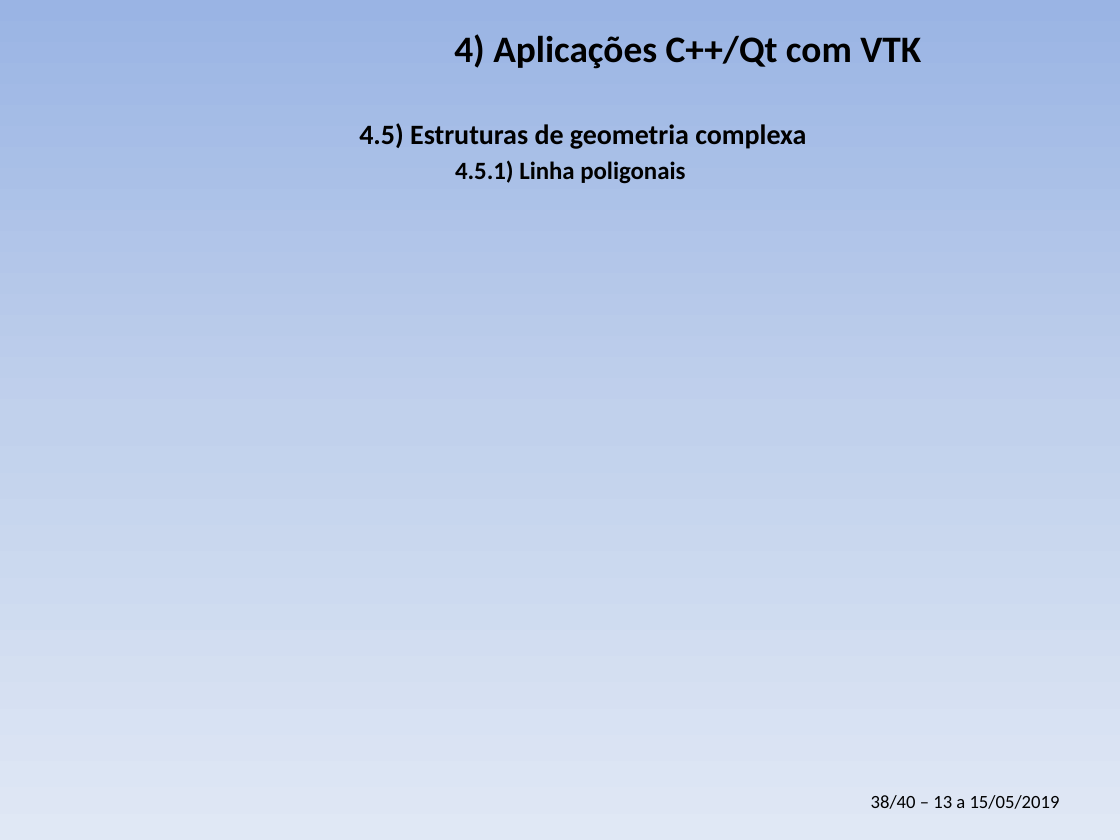
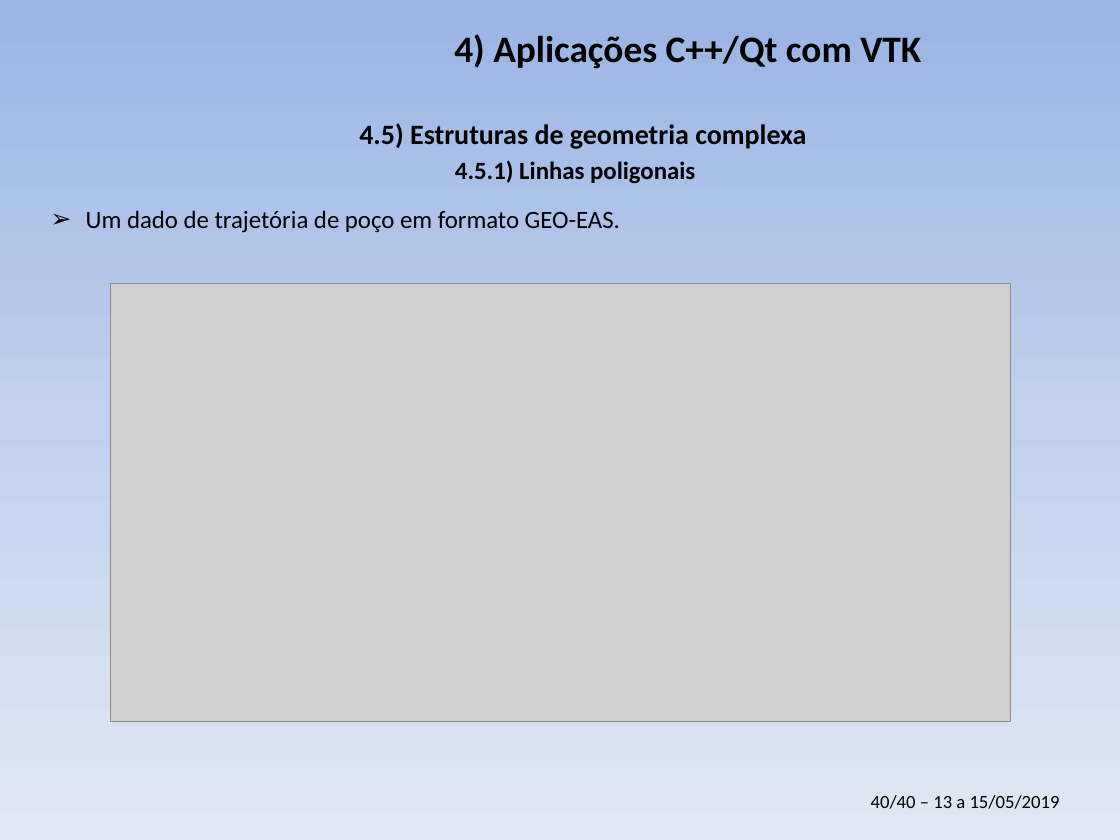
Before and after one commit to PauloCarvalhoRJ/cursoVTKgeo, a slide deck: slide 40 of aulas_3dias/slides_3dias.pptx (slide 38 before the commit). Drawn at 1120x840 pixels with LibreOffice and Linux fonts; fonts in the diff are those of the drawing; grey boxes stand for pictures; background and template pictures are left out. Boxes give left, top, right and bottom in pixels: in the first picture for what was removed or moved away, otherwise in the second. Text is boxed around its words. In the diff, an @@ line names an element or a change of style, - is before the commit and + after.

```diff
--- a/aulas_3dias/slides_3dias.pptx
+++ b/aulas_3dias/slides_3dias.pptx
@@ text at box(455, 160, 695, 184): text changed @@
-4.5.1) Linha poligonais
+4.5.1) Linhas poligonais
@@ text added at box(86, 210, 620, 233), 16 pt, text #000000 @@
+➢ Um dado de trajetória de poço em formato GEO-EAS.
@@ picture added at box(110, 283, 1010, 722) @@
@@ text at box(871, 795, 1060, 809): text changed @@
-38/40 – 13 a 15/05/2019
+40/40 – 13 a 15/05/2019
```
Also in this commit, not shown: 5 other slides changed, 4 slides added.
